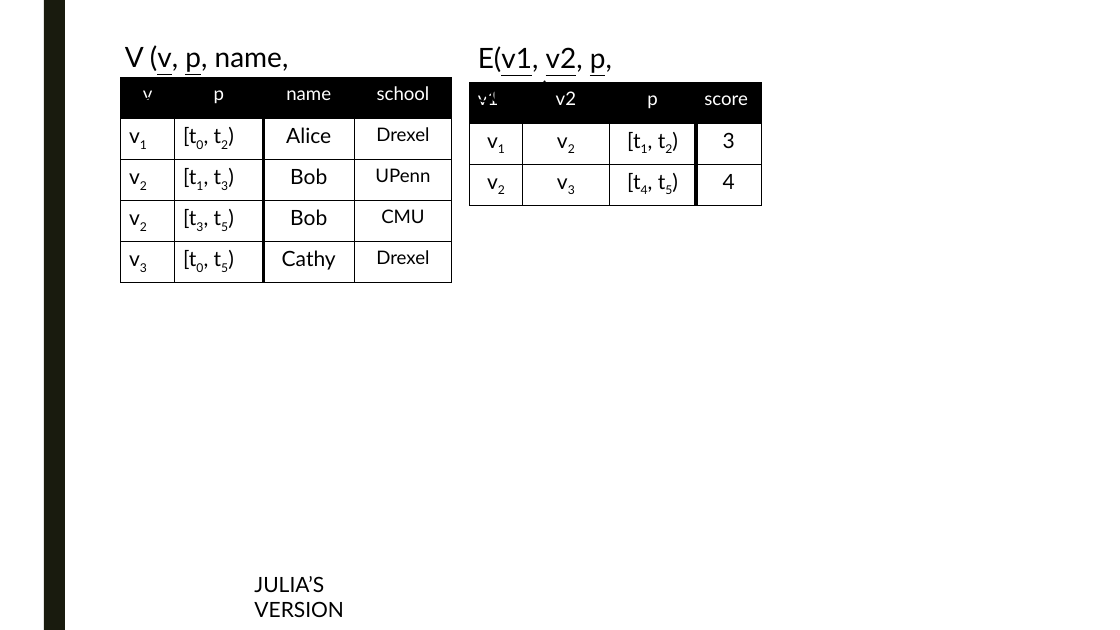
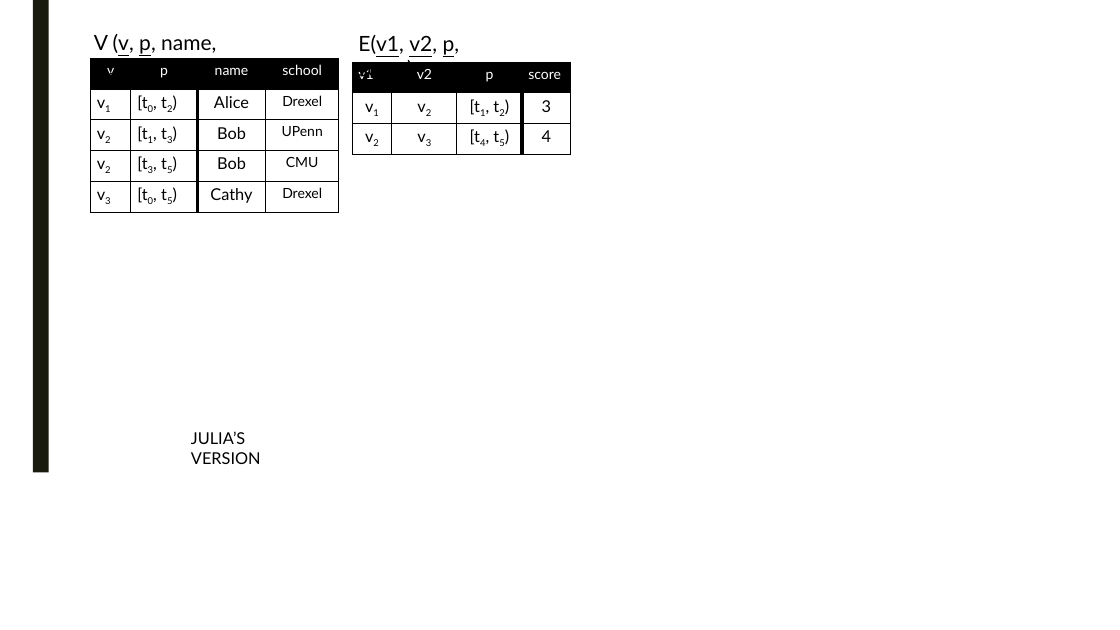
Before and after one commit to PortalDB/portal, a slide deck: slide 6 of paper/pvldb2016/figs/model.pptx (slide 5 before the commit). Drawn at 1120x630 pixels with LibreOffice and Linux fonts; fonts in the diff are those of the drawing. Boxes give left, top, right and bottom in pixels: in the first picture for what was removed or moved away, otherwise in the second. Text is boxed around its words. In the diff, an @@ line names an element or a change of style, - is before the commit and + after.

```diff
--- a/paper/pvldb2016/figs/model.pptx
+++ b/paper/pvldb2016/figs/model.pptx
@@ rectangle: place and size @@
-rectangle at (44,0,65,630)
+rectangle at (33,0,49,472)
@@ text "V (v, p, name, school)": place and size @@
-text "V (v, p, name, school)" at (125,45,430,100)
+text "V (v, p, name, school)" at (94,34,322,75)
@@ text "V (v, p, name, school)" at (94,34,322,75): size 24 to 18 pt @@
@@ text "E(v1, v2, p, score)" at (358,35,561,79): size 24 to 18 pt @@
@@ text "E(v1, v2, p, score)": place and size @@
-text "E(v1, v2, p, score)" at (478,46,612,105)
+text "E(v1, v2, p, score)" at (358,35,561,79)
@@ table at (91,59,339,213) @@
@@ size 16 to 12 pt in "v", "p", "name", "school" and 4 more places @@
@@ size 18 to 14 pt in "v1", "[t0, t2)", "Alice", "v2" and 8 more places @@
@@ table: place and size @@
-table at (121,78,452,283)
+table at (91,59,339,213)
@@ table at (352,62,570,155) @@
@@ size 16 to 12 pt in "v1", "v2", "p", "score" @@
@@ size 18 to 14 pt in "v1", "v2", "[t1, t2)", "3" and 4 more places @@
@@ table: place and size @@
-table at (470,83,761,206)
+table at (352,62,570,155)
@@ text "JULIA’S VERSION": place and size @@
-text "JULIA’S VERSION" at (254,576,344,617)
+text "JULIA’S VERSION" at (191,431,261,464)
@@ text "JULIA’S VERSION" at (191,431,261,464): size 18 to 14 pt @@
```
Also in this commit, not shown: 16 other slides changed, 5 slides added, 2 other files.
